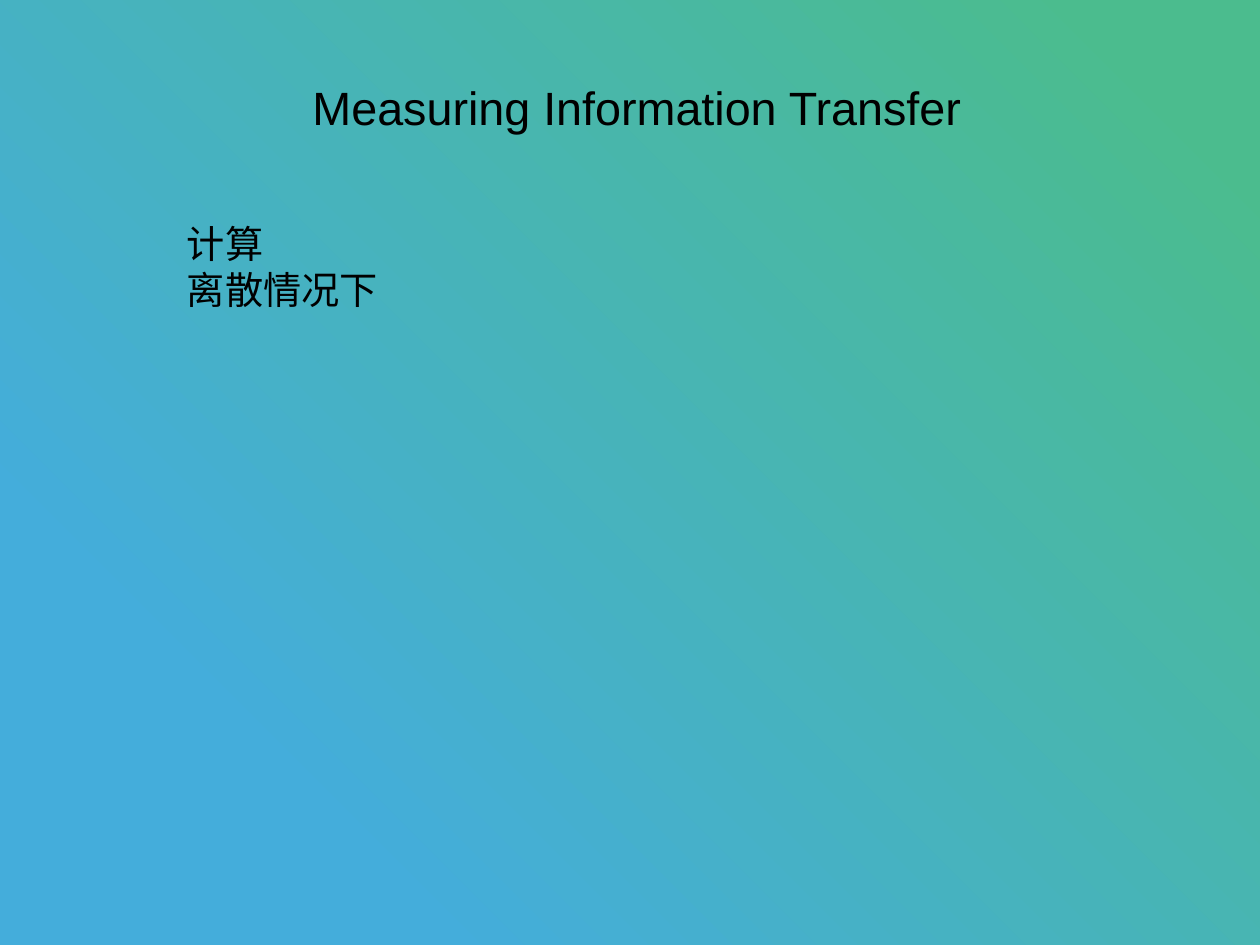
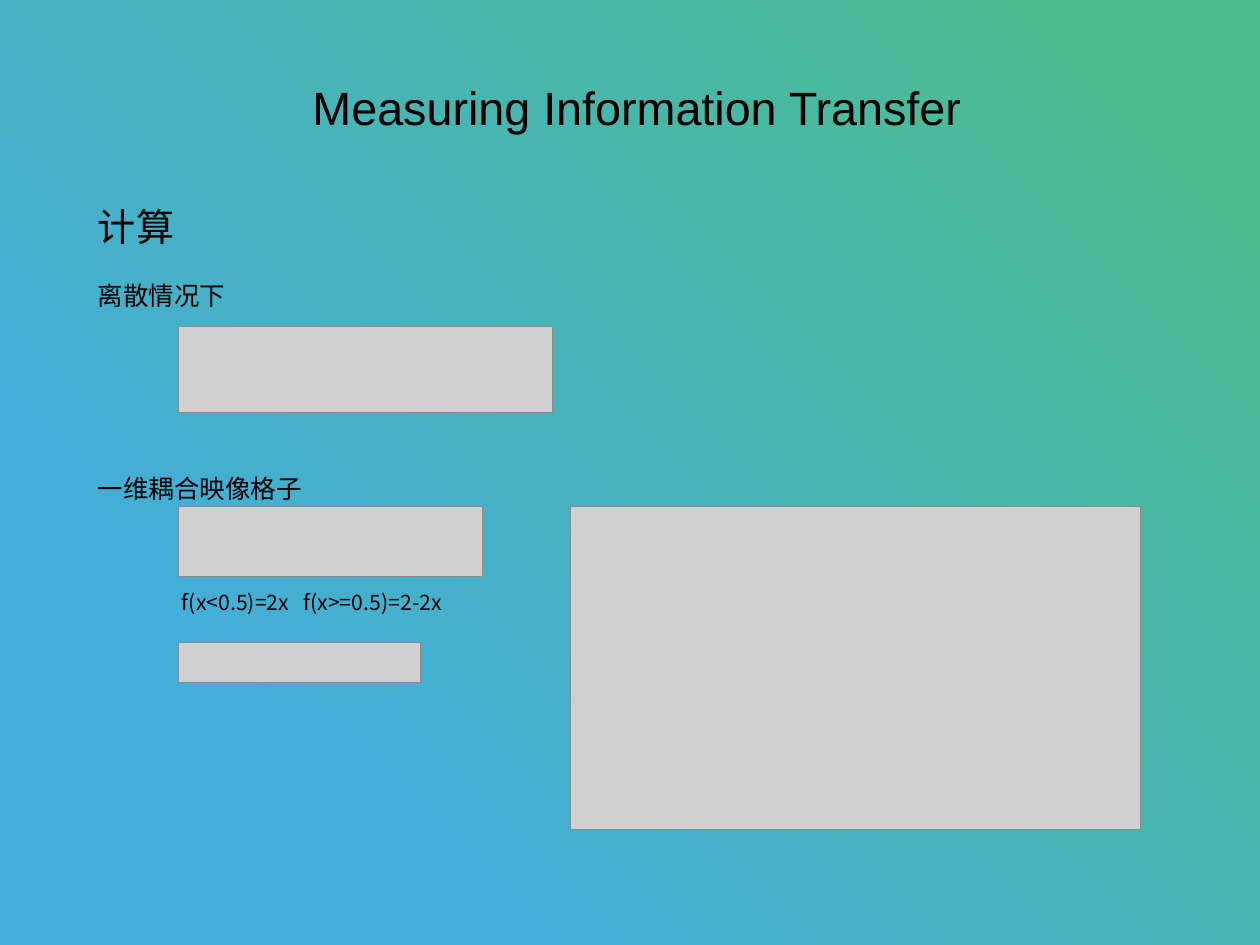
Before and after one commit to stan12138/daily, a slide deck: slide 7 of 转移熵.pptx (slide 6 before the commit). Drawn at 1260x945 pixels with LibreOffice and Linux fonts; fonts in the diff are those of the drawing; grey boxes stand for pictures. Boxes give left, top, right and bottom in pixels: in the first picture for what was removed or moved away, otherwise in the second. Text is boxed around its words. In the diff, an @@ line names an element or a change of style, - is before the commit and + after.

```diff
--- a/转移熵.pptx
+++ b/转移熵.pptx
@@ text "计算": place and size @@
-text "计算" at (187, 226, 378, 307)
+text "计算" at (98, 209, 302, 500)
@@ text at (98, 283, 225, 307): size 36 to 24 pt in "离散情况下" @@
@@ picture added at (178, 327, 552, 413) @@
@@ text at (98, 476, 302, 500): paragraph added @@
+一维耦合映像格子
@@ picture added at (178, 506, 482, 576) @@
@@ picture added at (571, 506, 1141, 829) @@
@@ text added at (182, 593, 442, 614), 20 pt, text #000000 @@
+f(x<0.5)=2x f(x>=0.5)=2-2x
@@ picture added at (178, 643, 420, 682) @@
```
Also in this commit, not shown: 7 other slides changed, 1 slide added, 5 slides removed, 2 other files.
